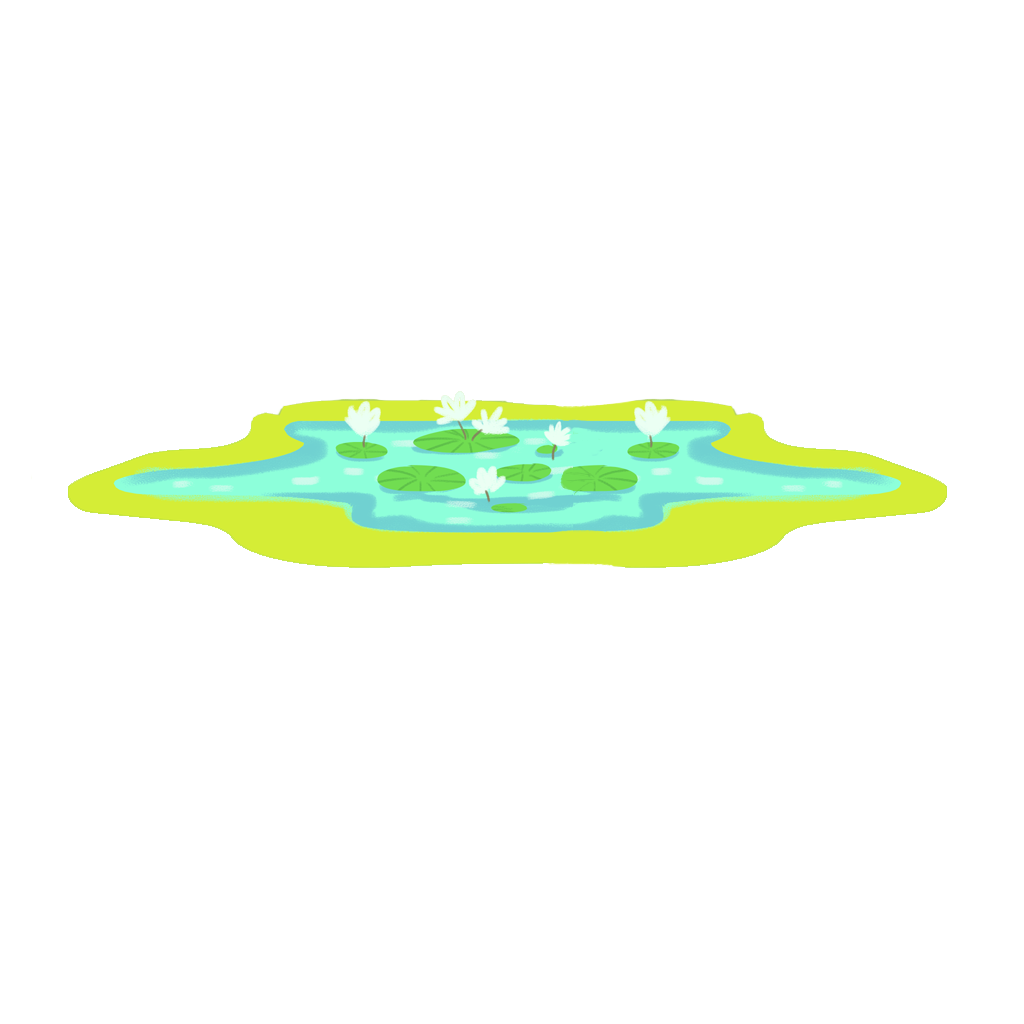
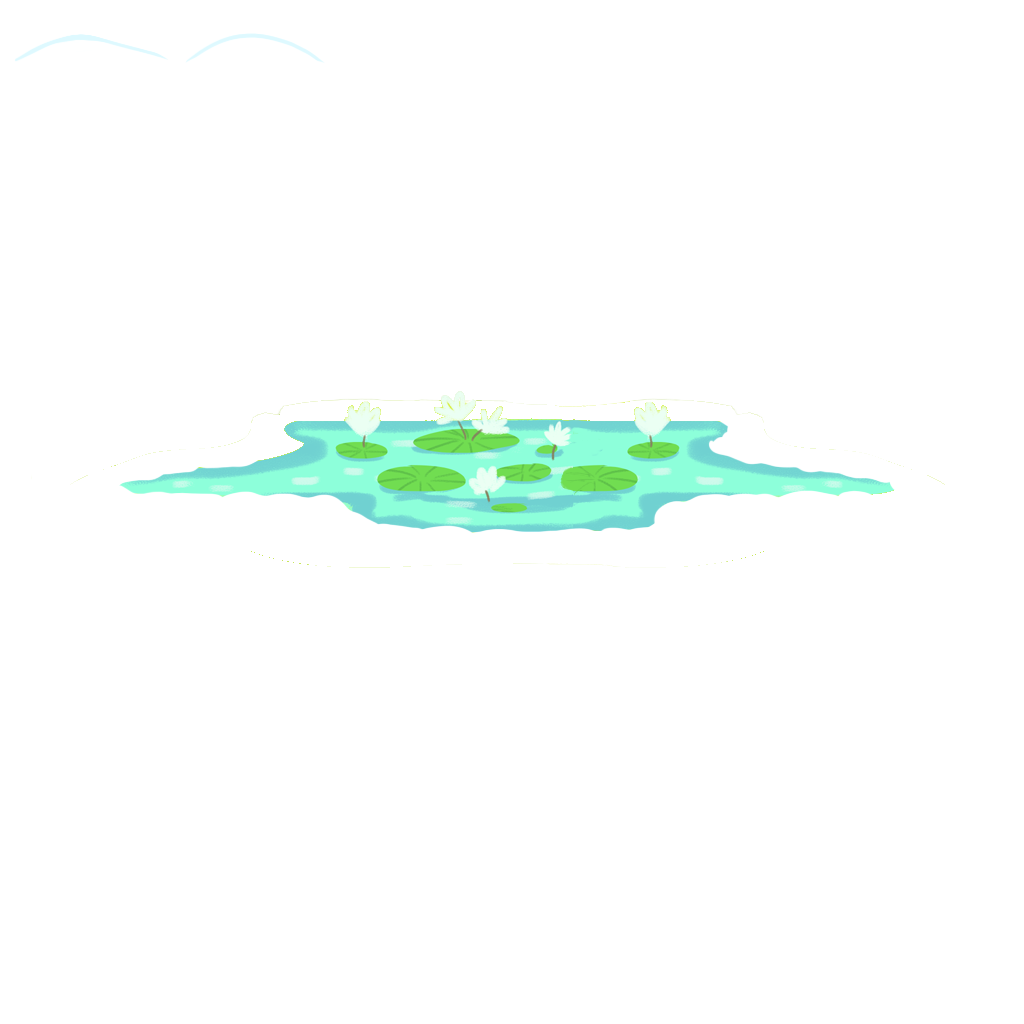
The second 1024px x 1024px image is a revision of the first. Changes to its layers:
added layer "Layer 4" (13%) above "Layer 3" over <box>15,34,168,62</box>
added layer "Layer 3" above "Layer 6" over <box>15,34,168,62</box>
added layer "Layer 6" (13%) above "Layer 5" over <box>185,33,325,63</box>
added layer "Layer 5" above "Layer 2" over <box>185,33,325,63</box>
added layer "Layer 2" above "Layer 1" over <box>68,399,947,568</box>
